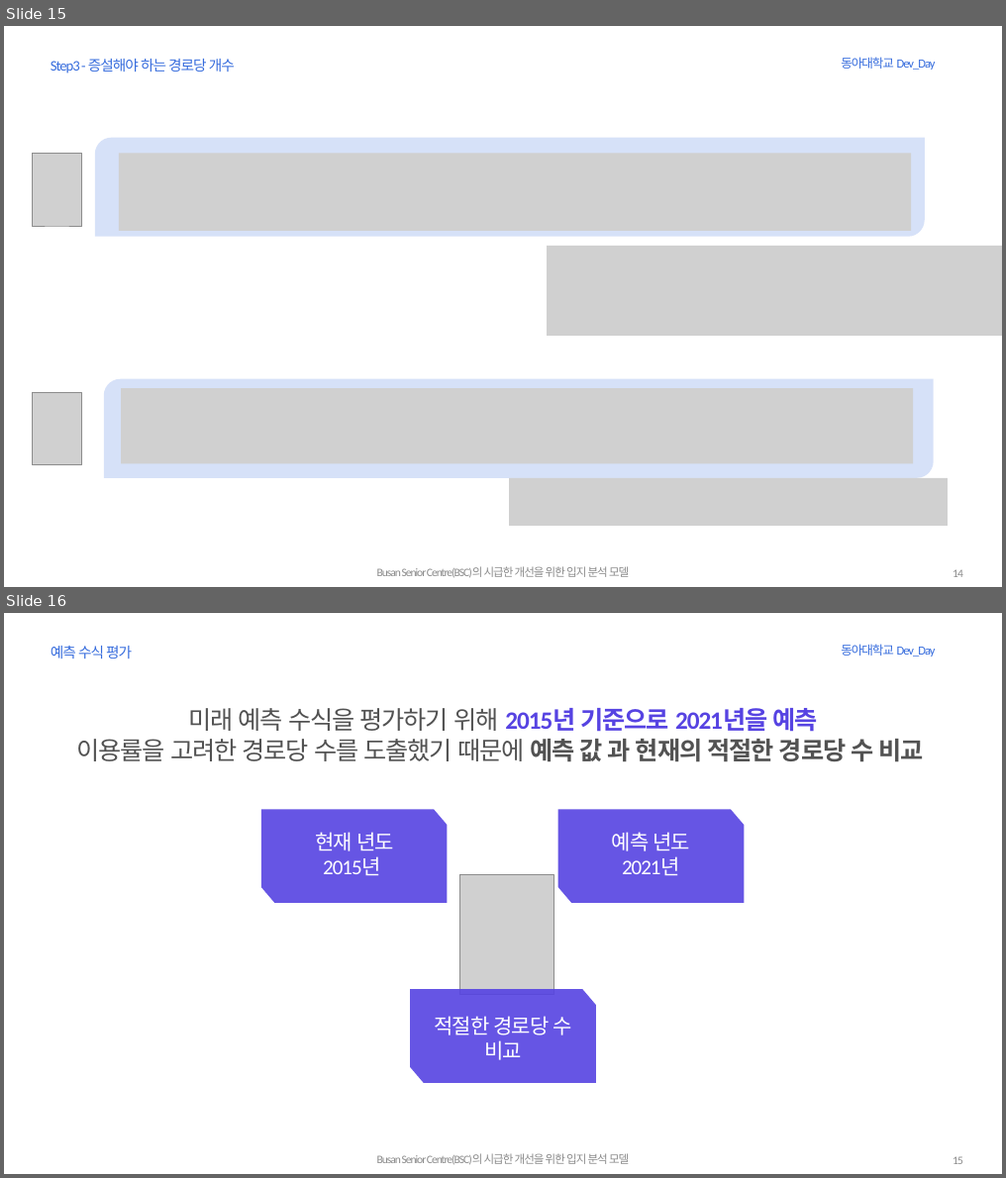
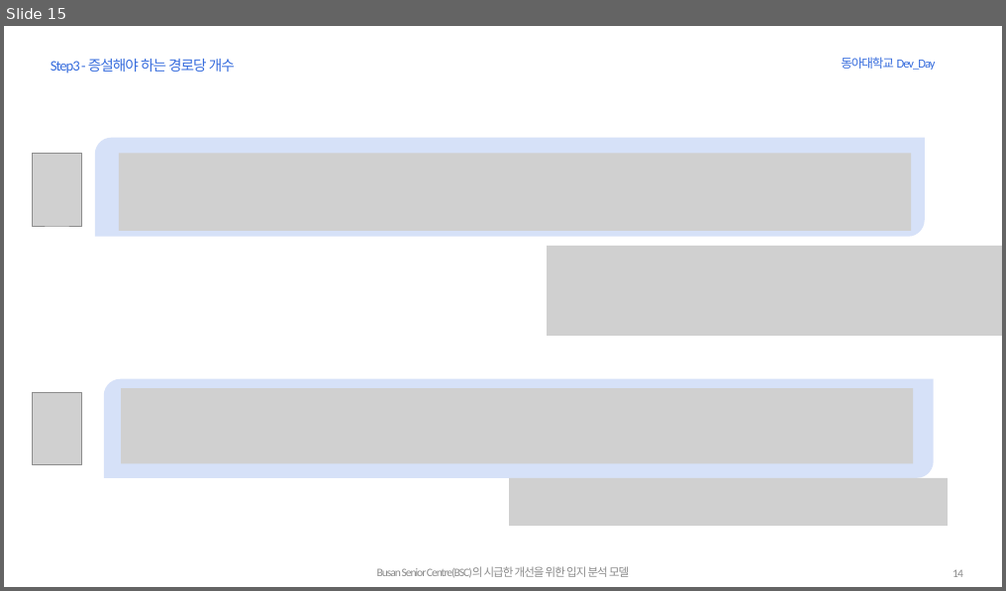
Before and after one commit to jhparkland/Data_Analytics_for_Age_friendly_busan, a slide deck: PPT/Busan_Senior_Center(BSC)의_시급한_개선을_위한_입지_분석_모델_발표.pptx. Shown one above the other, each under a label of ours: slides 15 and 16 before the commit, slide 15 after it. The pictures are 1006x1178 and 1006x591 pixels, drawn with LibreOffice and Linux fonts; fonts in the diff are those of the drawing; grey boxes stand for pictures. Boxes give left, top, right and bottom in pixels: in the first picture for what was removed or moved away, otherwise in the second. Text is boxed around its words. In the diff, an @@ line names an element or a change of style, - is before the commit and + after.

```diff
--- a/PPT/Busan_Senior_Center(BSC)의_시급한_개선을_위한_입지_분석_모델_발표.pptx
+++ b/PPT/Busan_Senior_Center(BSC)의_시급한_개선을_위한_입지_분석_모델_발표.pptx
@@ slide 16 removed at [4,613,1002,1174], background #FFFFFF @@
@@ text removed at [51,646,132,659] @@
-예측 수식 평가
@@ text removed at [841,644,936,657] @@
-동아대학교 Dev_Day
@@ text removed at [76,708,924,762] @@
-미래 예측 수식을 평가하기 위해 2015년 기준으로 2021년을 예측
-이용률을 고려한 경로당 수를 도출했기 때문에 예측 값 과 현재의 적절한 경로당 수 비교
@@ group removed at [261,809,744,1083]: 3 freeform shapes, 3 texts, 1 picture @@
-현재 년도
-2015년
-예측 년도
-2021년
-적절한 경로당 수 비교
@@ text removed at [377,1154,629,1165] @@
-Busan Senior Centre(BSC)의 시급한 개선을 위한 입지 분석 모델
@@ page number removed at [952,1157,963,1164] @@
-15
```
Also in this commit, not shown: 1 slide changed, 4 slides added, 2 other slides removed.
